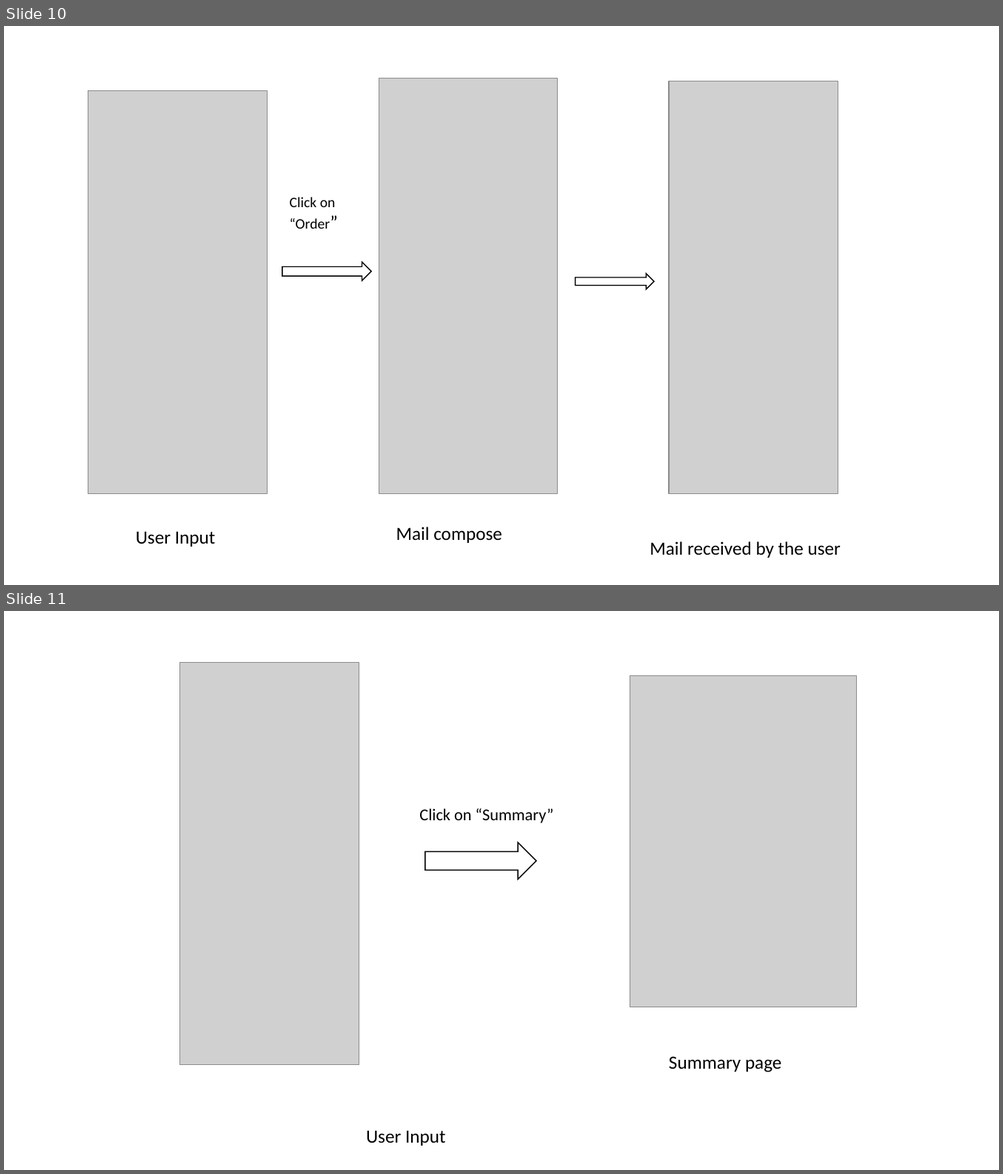
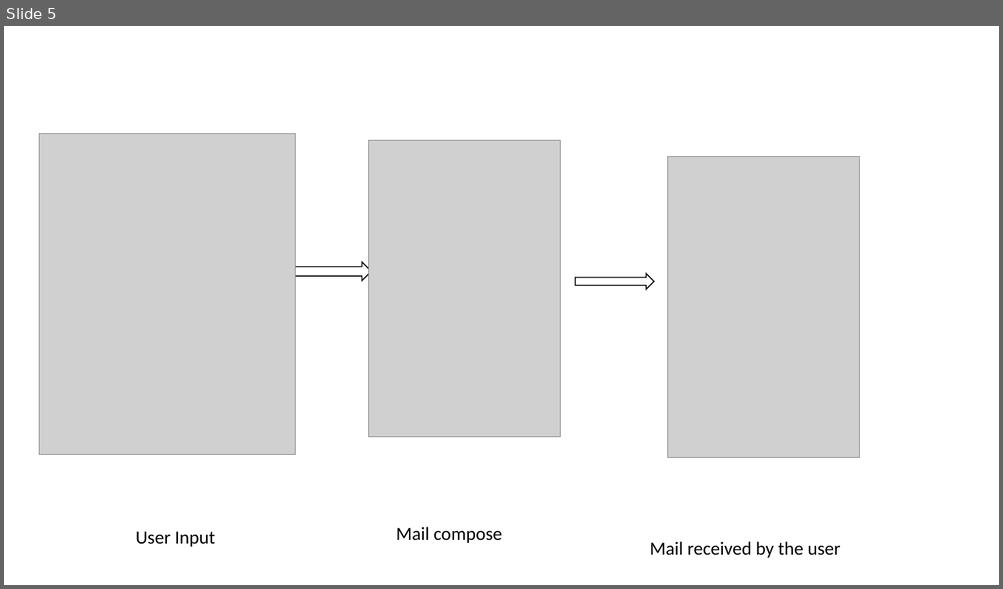
Before and after one commit to gollakousik123/Web_programming, a slide deck: WEB_Presentation-2/Web Development.pptx. Shown one above the other, each under a label of ours: slides 10 and 11 before the commit, slide 5 after it. The pictures are 1003x1174 and 1003x589 pixels, drawn with LibreOffice and Linux fonts; fonts in the diff are those of the drawing; grey boxes stand for pictures. Boxes give left, top, right and bottom in pixels: in the first picture for what was removed or moved away, otherwise in the second. Text is boxed around its words. In the diff, an @@ line names an element or a change of style, - is before the commit and + after.

```diff
--- a/WEB_Presentation-2/Web Development.pptx
+++ b/WEB_Presentation-2/Web Development.pptx
@@ slide 11 removed at box(4, 611, 999, 1170), background #FFFFFF @@
@@ picture removed at box(179, 663, 358, 1065) @@
@@ picture removed at box(629, 676, 856, 1008) @@
@@ title removed at box(419, 809, 554, 823) @@
-Click on “Summary”
@@ right arrow removed at box(425, 843, 536, 880) @@
@@ text removed at box(669, 1056, 781, 1073) @@
-Summary page
@@ text removed at box(366, 1130, 445, 1146) @@
-User Input
@@ what was slide 10 is now slide 5 @@
@@ slide 5 changed as well @@
@@ picture: place and size @@
-picture at box(88, 91, 267, 494)
+picture at box(39, 134, 295, 455)
@@ picture: place and size @@
-picture at box(378, 79, 558, 494)
+picture at box(369, 140, 560, 437)
@@ picture: place and size @@
-picture at box(669, 82, 838, 494)
+picture at box(668, 156, 859, 458)
@@ text removed at box(290, 197, 336, 229) @@
-Click on “Order”
```
Also in this commit, not shown: 5 other slides changed, 1 slide added, 6 other slides removed, 2 other files.
